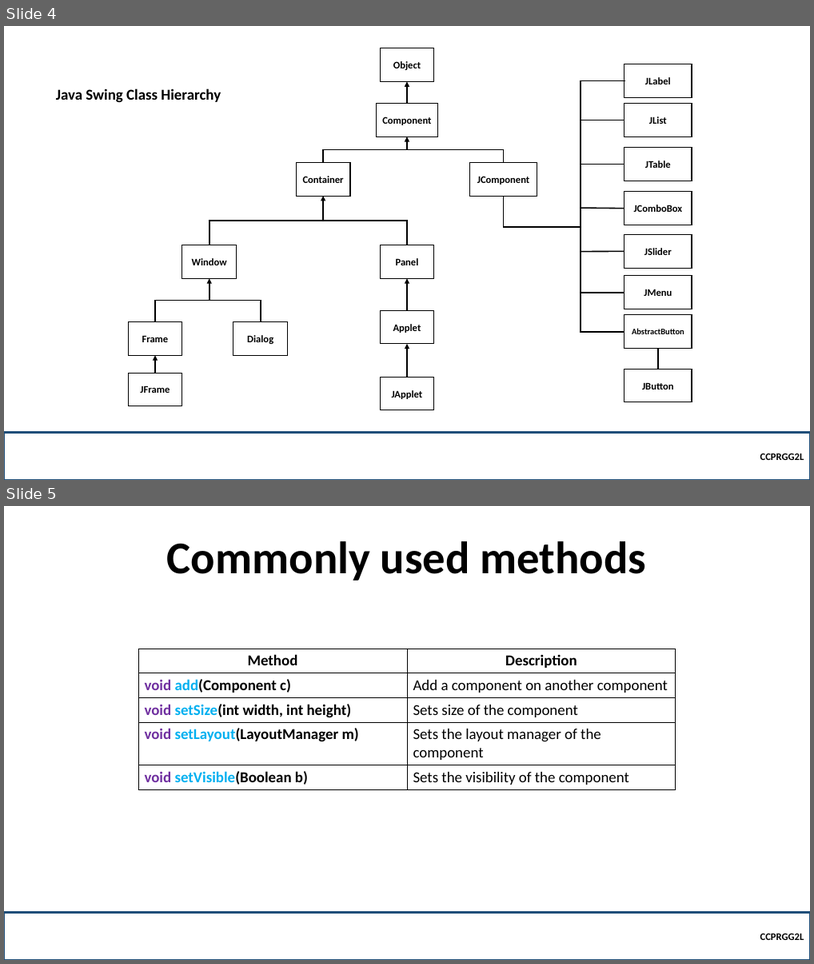
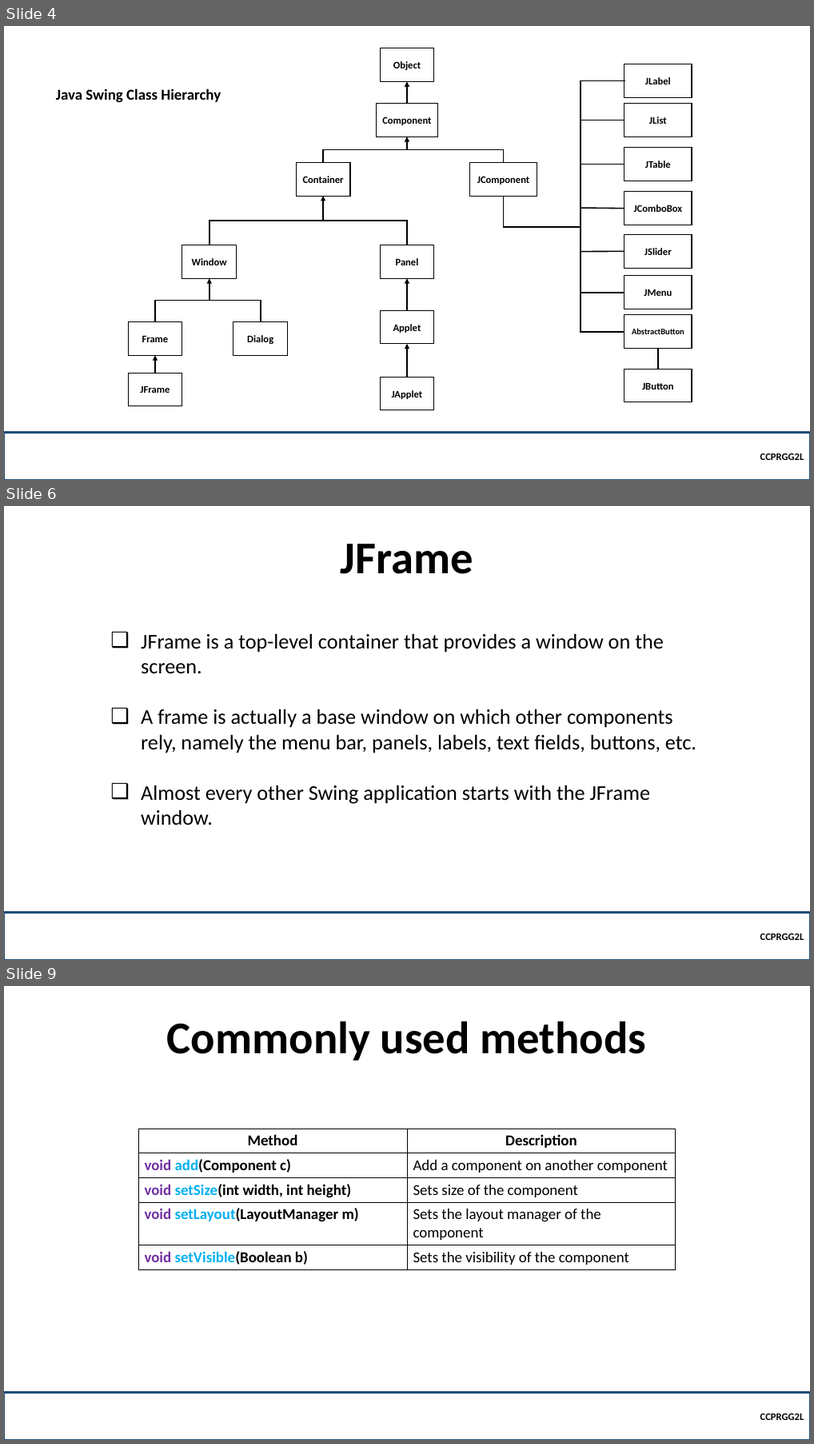
Before and after one commit to robitussin/CCPRGG2L, a slide deck: week_9-10/Java Swing.pptx. Shown one above the other, each under a label of ours: slides 4 and 5 before the commit, slides 4, 6 and 9 after it; the slides between them are not shown. The pictures are 814x964 and 814x1444 pixels, drawn with LibreOffice and Linux fonts; fonts in the diff are those of the drawing; background and template pictures are left out. Boxes give left, top, right and bottom in pixels: in the first picture for what was removed or moved away, otherwise in the second. Text is boxed around its words. In the diff, an @@ line names an element or a change of style, - is before the commit and + after.

Commit message:
Updated slide

```diff
--- a/week_9-10/Java Swing.pptx
+++ b/week_9-10/Java Swing.pptx
@@ slide 6 added at (4, 506, 810, 960), background picture (left out) @@
@@ title added at (341, 544, 474, 574), 54 pt, text #000000, bold @@
+JFrame
@@ text added at (141, 633, 697, 824), 25 pt, text #000000 @@
+❑ JFrame is a top-level container that provides a window on the screen.
+❑ A frame is actually a base window on which other components rely, namely the menu bar, panels, labels, text fields, buttons, etc.
+❑ Almost every other Swing application starts with the JFrame window.
@@ rectangle added at (4, 912, 810, 960), outline #1F4E79 2.25 pt, 12 pt, text #000000, bold @@
+CCPRGG2L
@@ what was slide 5 is now slide 9 @@
```
Also in this commit, not shown: 3 other slides added.
